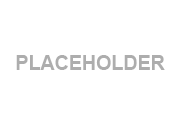
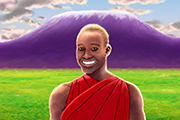
Layers edited between the first and the second (180, 120) image:
added layer "Layer 2" above "Layer 1" over [left=0, top=0, right=180, bottom=120]
added layer "Layer 1" above "PLACEHOLDER" over [left=0, top=0, right=180, bottom=120]
